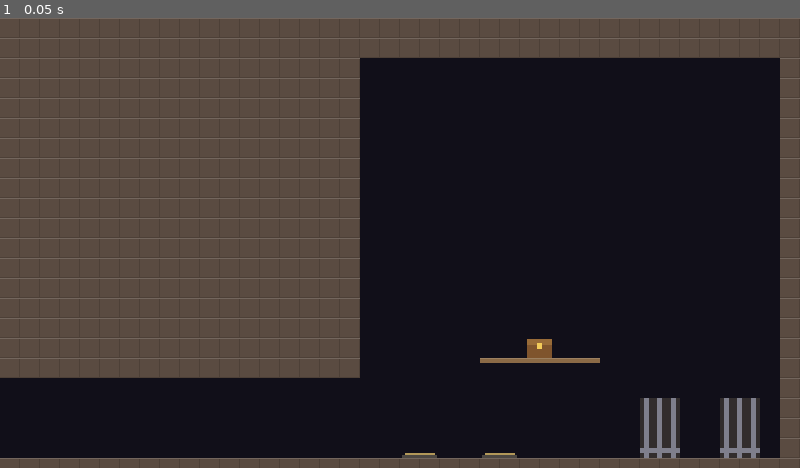
Above: before the commit, frame 1.
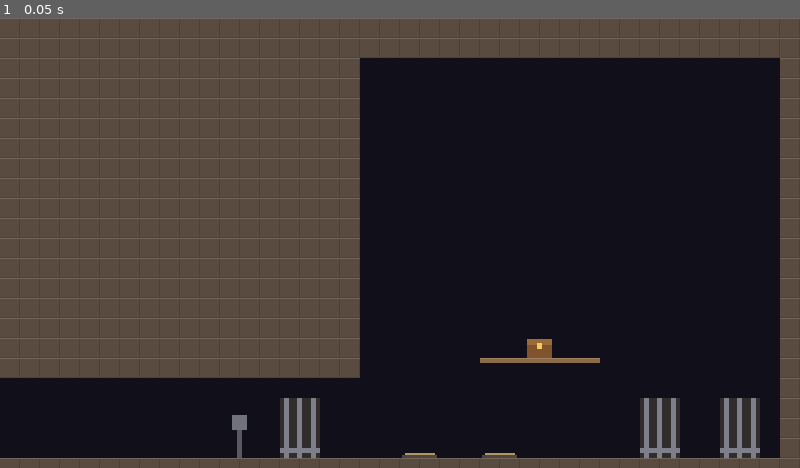
Above: after the commit, the same moment.

Repository: yuriisytnyk1996/The-Last-Sich
Game: Godot game, scene res://levels/rooms/test_hideout.tscn
Two runs of this game, one before a commit and one after it. Both use one fixed random seed, a clock stepped at 60 frames per second and the inputs below. This scene is started directly instead of the project's main scene.
Inputs:
- Up to frame 1 (0.05 s): no input

The runs differ from the first frame. In frame 1, 0.8% of the frame differs, in the area x 29-40%, y 84-98%.

Commit message:
feat(traversal): add attack switches
A switch hit with any player attack drives gates like a lever: TOGGLE,
UNLOCK, or TIMED (opens for a few seconds and owns its targets),
optionally one-shot. The ranged bolt reaches switches out of reach.
Fills no spirit; saved except in TIMED mode. A one-shot switch opens a
new corridor gate in the test hideout.

Diff:
--- /dev/null
+++ b/levels/objects/mechanisms/attack_switch.gd
@@ -0,0 +1,115 @@
+class_name AttackSwitch
+extends Node2D
+## A switch flipped by hitting it: any player attack, the ranged bolt
+## included, so a switch out of reach is thrown from a distance. Like a
+## `Lever`, it calls a method on each node in `targets`, chosen by
+## `action`:
+##
+## - TOGGLE: `toggle()` on every hit (a `Gate` opens, then closes).
+## - UNLOCK: `unlock()` (a locked gate can then be opened by something else).
+## - TIMED: `set_open(true)`, then `set_open(false)` after `open_time`. The
+##   switch ignores hits until it springs back. Makes a gate the player
+##   has to run through.
+##
+## With `one_shot` it stays on after the first hit and takes no more.
+##
+## Children: `Hurtbox` (masks `player_attacks`, `rewards_attacker` off so
+## it fills no spirit; its `invincibility_time` keeps one swing from
+## flipping it twice), `Head` (turns and lights when on) and
+## `HurtFeedback`. The origin is the bottom centre: put it in the room's
+## `Logic`. Saved (`persistent` group), except in TIMED mode, which owns
+## its targets and shuts them when the room loads.
+
+enum Action { TOGGLE, UNLOCK, TIMED }
+
+## Nodes to drive. Each needs the method `action` calls.
+@export var targets: Array[Node] = []
+@export var action := Action.TOGGLE
+## Stays on after the first hit, which suits shortcuts.
+@export var one_shot := false
+## TIMED only: seconds the targets stay open.
+@export var open_time := 3.0
+## Head angle and colour when off and on.
+@export var off_angle := 0.0
+@export var on_angle := PI / 4.0
+@export var off_color := Color(0.45, 0.45, 0.5)
+@export var on_color := Color(0.95, 0.75, 0.3)
+
+var on := false
+
+var _timer: SceneTreeTimer
+
+@onready var hurtbox: Hurtbox = $Hurtbox
+@onready var head: Node2D = $Head
+@onready var gem: CanvasItem = $Head/Gem
+
+
+func _ready() -> void:
+	hurtbox.hurt.connect(_on_hurt)
+	if action == Action.TIMED:
+		# Deferred: runs after the room has restored its targets' state.
+		_drive_open.call_deferred(false, true)
+	else:
+		add_to_group(SaveManager.PERSISTENT_GROUP)
+	_show()
+
+
+func get_save_data() -> Dictionary:
+	return {"on": on}
+
+
+func apply_save_data(data: Dictionary) -> void:
+	on = bool(data.get("on", false))
+	_show()
+	if on and one_shot:
+		_disable()
+
+
+func _on_hurt(_hitbox: Hitbox) -> void:
+	if action == Action.TIMED:
+		_open_for_time()
+		return
+	on = not on
+	_show()
+	_call_targets(&"toggle" if action == Action.TOGGLE else &"unlock")
+	if one_shot:
+		_disable()
+
+
+func _open_for_time() -> void:
+	if _timer:
+		return
+	on = true
+	_show()
+	_drive_open(true)
+	_timer = get_tree().create_timer(open_time, false)
+	await _timer.timeout
+	_timer = null
+	# The room unloaded while the timer ran.
+	if not is_inside_tree():
+		return
+	on = false
+	_show()
+	_drive_open(false)
+
+
+func _drive_open(open: bool, instant := false) -> void:
+	_call_targets(&"set_open", [open, instant])
+
+
+func _call_targets(method: StringName, args := []) -> void:
+	for target in targets:
+		if target and target.has_method(method):
+			target.callv(method, args)
+		else:
+			push_warning("AttackSwitch %s: target %s has no %s()" % [name, target, method])
+
+
+func _disable() -> void:
+	# Deferred: collision can't change during a physics callback.
+	hurtbox.set_deferred(&"monitoring", false)
+
+
+func _show() -> void:
+	head.rotation = on_angle if on else off_angle
+	gem.self_modulate = on_color if on else off_color
--- /dev/null
+++ b/levels/objects/mechanisms/attack_switch.tscn
@@ -0,0 +1,47 @@
+[gd_scene format=3]
+
+[ext_resource type="Script" path="res://levels/objects/mechanisms/attack_switch.gd" id="1_switch"]
+[ext_resource type="Script" path="res://components/combat/hurtbox.gd" id="2_hurtbox"]
+[ext_resource type="Script" path="res://components/combat/hurt_feedback.gd" id="3_feedback"]
+
+[sub_resource type="RectangleShape2D" id="shape_hurt"]
+size = Vector2(16, 36)
+
+[node name="AttackSwitch" type="Node2D"]
+script = ExtResource("1_switch")
+
+[node name="Post" type="ColorRect" parent="."]
+offset_left = -2.0
+offset_top = -22.0
+offset_right = 2.0
+mouse_filter = 2
+color = Color(0.35, 0.35, 0.4, 1)
+
+[node name="Head" type="Node2D" parent="."]
+position = Vector2(0, -28)
+
+[node name="Gem" type="ColorRect" parent="Head"]
+offset_left = -6.0
+offset_top = -6.0
+offset_right = 6.0
+offset_bottom = 6.0
+mouse_filter = 2
+
+[node name="Hurtbox" type="Area2D" parent="."]
+collision_layer = 0
+collision_mask = 8
+monitorable = false
+script = ExtResource("2_hurtbox")
+invincibility_time = 0.3
+rewards_attacker = false
+
+[node name="Shape" type="CollisionShape2D" parent="Hurtbox"]
+position = Vector2(0, -18)
+shape = SubResource("shape_hurt")
+
+[node name="HurtFeedback" type="Node" parent="." node_paths=PackedStringArray("hurtbox", "flash_target")]
+script = ExtResource("3_feedback")
+hurtbox = NodePath("../Hurtbox")
+flash_target = NodePath("../Head")
+hit_stop = 0.04
+shake = 0.1
--- a/levels/rooms/test_hideout/logic.tscn
+++ b/levels/rooms/test_hideout/logic.tscn
@@ -4,6 +4,7 @@
 [ext_resource type="PackedScene" path="res://levels/objects/items/chest.tscn" id="2_chest"]
 [ext_resource type="PackedScene" path="res://levels/objects/mechanisms/gate.tscn" id="3_gate"]
 [ext_resource type="PackedScene" path="res://levels/objects/mechanisms/pressure_plate.tscn" id="4_plate"]
+[ext_resource type="PackedScene" path="res://levels/objects/mechanisms/attack_switch.tscn" id="5_switch"]
 
 [sub_resource type="RectangleShape2D" id="shape_exit"]
 size = Vector2(8, 64)
@@ -53,3 +54,11 @@
 position = Vector2(400, 352)
 targets = [NodePath("../LatchGate")]
 mode = 1
+
+[node name="CorridorGate" parent="Mechanisms" instance=ExtResource("3_gate")]
+position = Vector2(240, 352)
+
+[node name="CorridorSwitch" parent="Mechanisms" node_paths=PackedStringArray("targets") instance=ExtResource("5_switch")]
+position = Vector2(192, 352)
+targets = [NodePath("../CorridorGate")]
+one_shot = true
Not shown, added: levels/objects/mechanisms/attack_switch.gd.uid
Not shown, changed: docs/guide/project-structure.md
Not shown, changed: docs/roadmap.md
Not shown, changed: docs/systems/traversal.md
